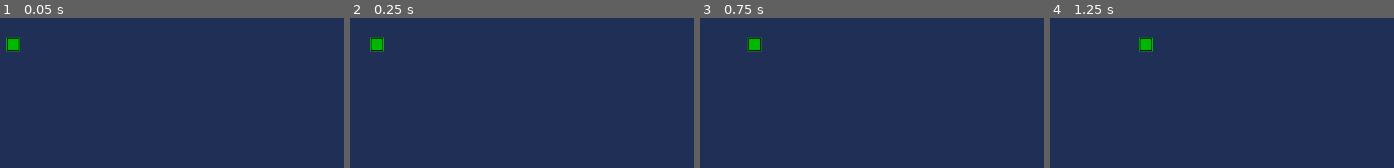
Above: before the commit, frames 1-4 (left to right).
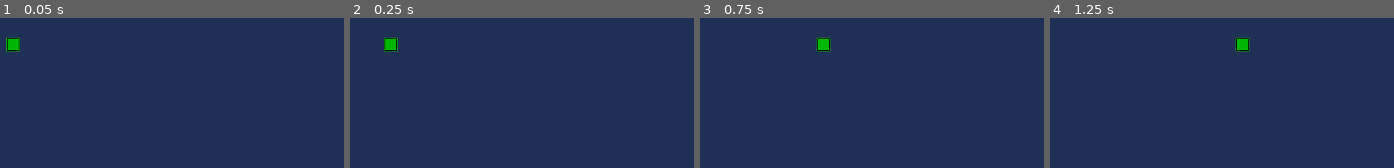
Above: after the commit, the same moments.

Repository: xinaxi/snake
Game: Godot game, scene res://main.tscn
Two runs of this game, one before a commit and one after it. Both use one fixed random seed, a clock stepped at 60 frames per second and the inputs below.
Inputs:
- Up to frame 1 (0.05 s): no input
- Up to frame 2 (0.25 s): no input
- Up to frame 3 (0.75 s): hold Right (right) from 0.53 s (still down)
- Up to frame 4 (1.25 s): keep holding Right (right)

Frame 1 is identical in both runs. In frame 2, 0.8% of the frame differs, in the area x 5-14%, y 12-23%; in frame 3, 0.9%, in the area x 13-39%, y 12-23%; in frame 4, 0.8%.

Commit message:
grow and move for all

Diff:
--- /dev/null
+++ b/head.gd
@@ -0,0 +1,47 @@
+extends Sprite2D
+
+var direction = Vector2i.RIGHT
+var last = true
+
+var size
+var right_bound
+var down_bound
+
+# Called when the node enters the scene tree for the first time.
+func _ready():
+	size = get_rect().size.x
+	right_bound = get_viewport_rect().size.x
+	down_bound = get_viewport_rect().size.y
+
+func _input(event):
+	if event.is_action_pressed("left"):
+		if direction != Vector2i.RIGHT:
+			direction = Vector2i.LEFT
+	if event.is_action_pressed("right"):
+		if direction != Vector2i.LEFT:
+			direction = Vector2i.RIGHT
+	if event.is_action_pressed("down"):
+		if direction != Vector2i.UP:
+			direction = Vector2i.DOWN
+	if event.is_action_pressed("up"):
+		if direction != Vector2i.DOWN:
+			direction = Vector2i.UP
+
+
+func move():
+	position += direction*size
+	if position.x >= right_bound:
+		position.x = 0
+	elif position.x < 0:
+		position.x = right_bound - size
+	elif position.y >= down_bound:
+		position.y = 0
+	elif position.y < 0:
+		position.y = down_bound - size
+
+
+func grow():
+	if last:
+		var node = load("res://snake.gd").new(self)
+		add_sibling(node)
+		last = false
--- /dev/null
+++ b/main.gd
@@ -0,0 +1,14 @@
+extends Node
+
+signal grew
+
+func _input(event):
+	if event.is_action_pressed("ui_text_backspace"):
+		grew.emit()
+
+
+func _on_timer_timeout():
+	var children = find_child("snake").get_children()
+	children.reverse()
+	for child in children:
+		child.move()
--- a/main.tscn
+++ b/main.tscn
@@ -1,9 +1,11 @@
-[gd_scene load_steps=3 format=3 uid="uid://boqvmsxweht50"]
+[gd_scene load_steps=4 format=3 uid="uid://boqvmsxweht50"]
 
+[ext_resource type="Script" path="res://main.gd" id="1_cpa5d"]
 [ext_resource type="Texture2D" uid="uid://clhtuxspbxyjl" path="res://block.png" id="1_kku1r"]
-[ext_resource type="Script" path="res://snake.gd" id="2_l4ina"]
+[ext_resource type="Script" path="res://head.gd" id="2_lhpjt"]
 
 [node name="root" type="Node"]
+script = ExtResource("1_cpa5d")
 
 [node name="background" type="ColorRect" parent="."]
 anchors_preset = 15
@@ -13,15 +15,18 @@
 grow_vertical = 2
 color = Color(0.121569, 0.184314, 0.333333, 1)
 
-[node name="head" type="Sprite2D" parent="."]
+[node name="snake" type="Node2D" parent="."]
 modulate = Color(0, 0.721569, 0.0156863, 1)
+
+[node name="head" type="Sprite2D" parent="snake"]
 position = Vector2(360, 220)
 texture = ExtResource("1_kku1r")
 centered = false
-script = ExtResource("2_l4ina")
+script = ExtResource("2_lhpjt")
 
 [node name="Timer" type="Timer" parent="."]
-wait_time = 0.2
+wait_time = 0.09
 autostart = true
 
-[connection signal="timeout" from="Timer" to="head" method="move"]
+[connection signal="grew" from="." to="snake/head" method="grow"]
+[connection signal="timeout" from="Timer" to="." method="_on_timer_timeout"]
--- a/snake.gd
+++ b/snake.gd
@@ -1,44 +1,30 @@
 extends Sprite2D
 
+var snake_texture = preload("res://block.png")
+
+var parent
+var last = true
 var size
-var right_bound
-var down_bound
 
-var direction = RIGHT
+func _init(previous_node):
+	parent = previous_node
+	size = snake_texture.get_height()
+	set_texture(snake_texture)
+	centered = false
+	position = parent.position
+	position.x -= size
 
-enum {LEFT, RIGHT, DOWN, UP}
 
-# Called when the node enters the scene tree for the first time.
 func _ready():
-	size = get_rect().size.x
-	right_bound = get_viewport_rect().size.x
-	down_bound = get_viewport_rect().size.y
-
-func _input(event):
-	if event.is_action_pressed("left"):
-		direction = LEFT
-	if event.is_action_pressed("right"):
-		direction = RIGHT
-	if event.is_action_pressed("down"):
-		direction = DOWN
-	if event.is_action_pressed("up"):
-		direction = UP
+	get_tree().current_scene.grew.connect(grow)
 
 func move():
-	match direction:
-		RIGHT:
-			position.x += size
-			if position.x >= right_bound:
-				position.x = 0
-		LEFT:
-			position.x -= size
-			if position.x < 0:
-				position.x = right_bound - size
-		DOWN:
-			position.y += size
-			if position.y >= down_bound:
-				position.y = 0
-		UP:
-			position.y -= size
-			if position.y < 0:
-				position.y = down_bound - size
+	set_global_position(parent.get_global_position())
+
+func grow():
+	if last:
+		var node = load("res://snake.gd").new(self)
+		node.position = position
+		node.position.x -= size
+		add_sibling(node)
+		last = false
